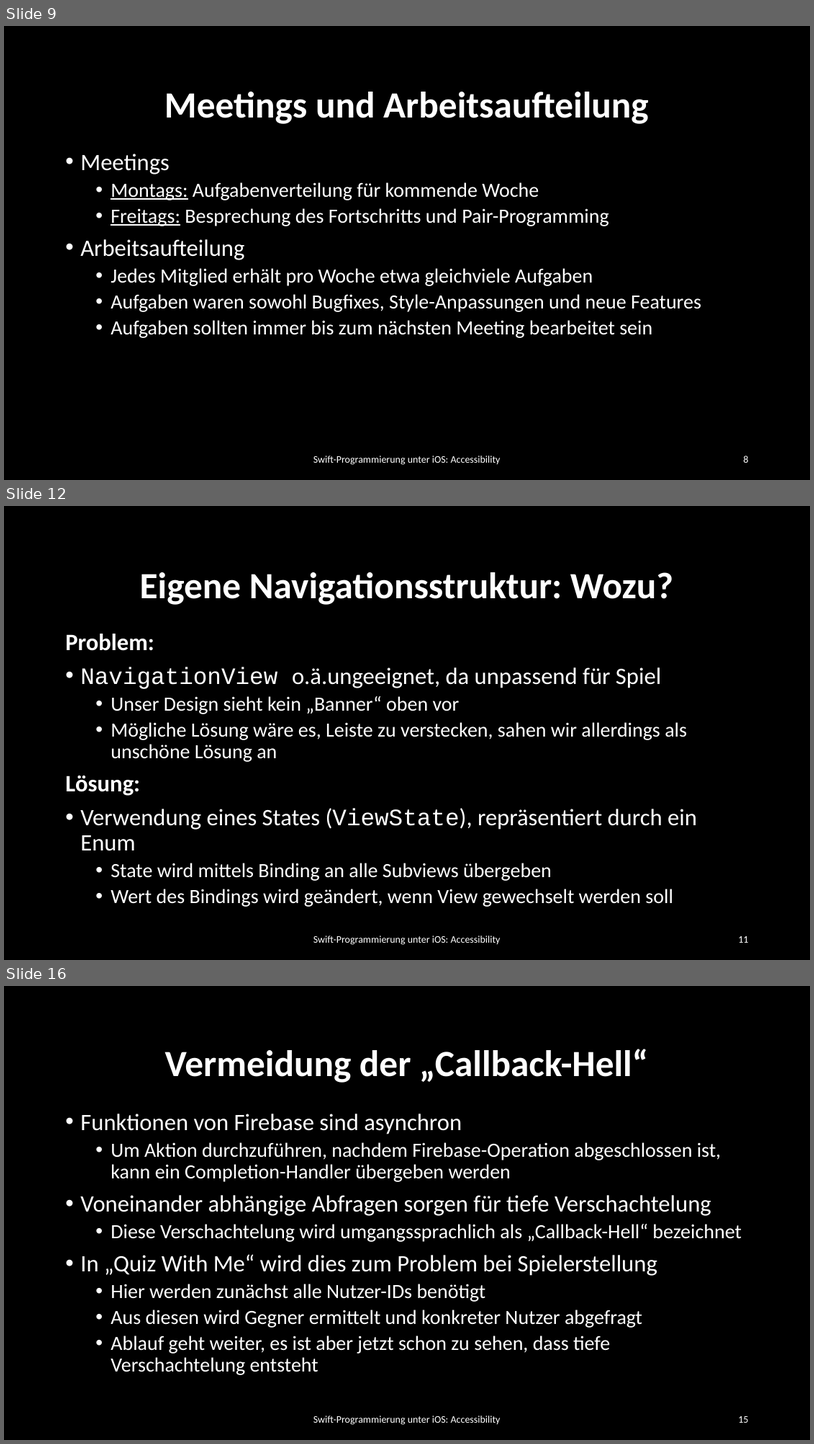
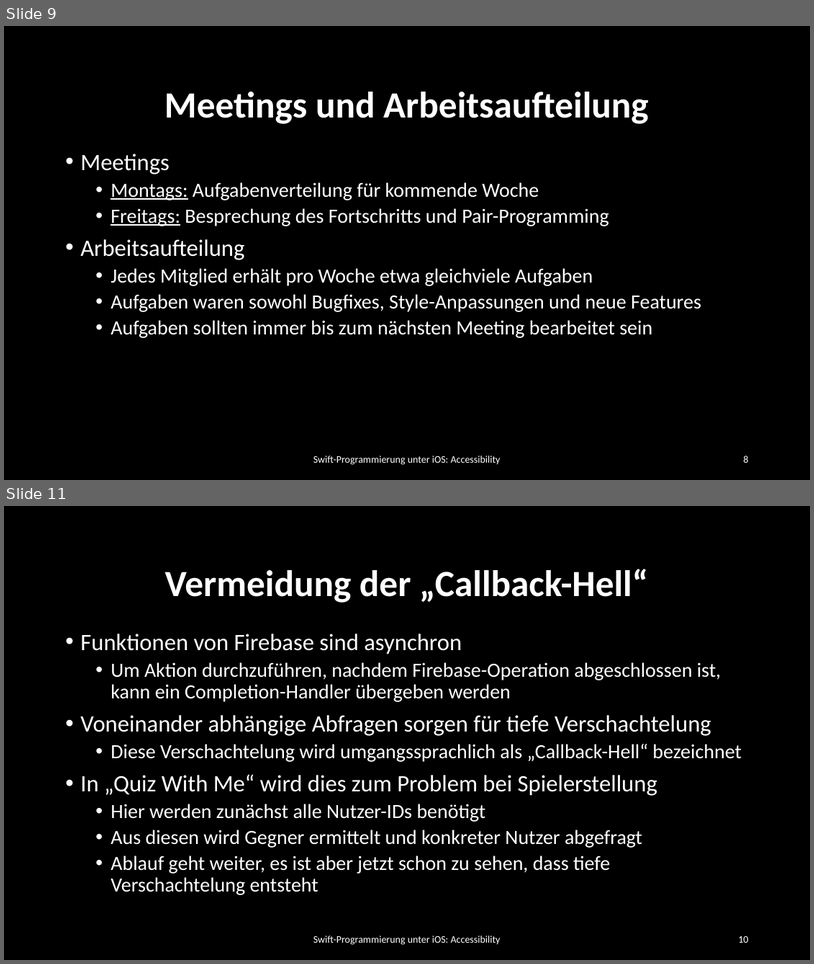
Before and after one commit to dspengler99/Quiz-With-Me, a slide deck: Präsentation/Quiz With Me.pptx. Shown one above the other, each under a label of ours: slides 9, 12 and 16 before the commit, slides 9 and 11 after it; the slides between them are not shown. The pictures are 814x1444 and 814x964 pixels, drawn with LibreOffice and Linux fonts; fonts in the diff are those of the drawing; background and template pictures are left out. Boxes give left, top, right and bottom in pixels: in the first picture for what was removed or moved away, otherwise in the second. Text is boxed around its words. In the diff, an @@ line names an element or a change of style, - is before the commit and + after.

```diff
--- a/Präsentation/Quiz With Me.pptx
+++ b/Präsentation/Quiz With Me.pptx
@@ slide 12 removed at [4,506,810,960], background #000000 @@
@@ title removed at [140,572,674,605] @@
-Eigene Navigationsstruktur: Wozu?
@@ text removed at [65,633,697,906] @@
-Problem:
-• NavigationView o.ä.ungeeignet, da unpassend für Spiel
-  • Unser Design sieht kein „Banner“ oben vor
-  • Mögliche Lösung wäre es, Leiste zu verstecken, sahen wir allerdings als unschöne Lösung an
-Lösung:
-• Verwendung eines States (ViewState), repräsentiert durch ein Enum
-  • State wird mittels Binding an alle Subviews übergeben
-  • Wert des Bindings wird geändert, wenn View gewechselt werden soll
@@ text removed at [314,935,501,944] @@
-Swift-Programmierung unter iOS: Accessibility
@@ page number removed at [738,936,748,942] @@
-11
@@ what was slide 16 is now slide 11 @@
@@ page number at [738,936,748,942]: text changed @@
-15
+10
```
Also in this commit, not shown: 5 slides changed, 4 other slides removed.
